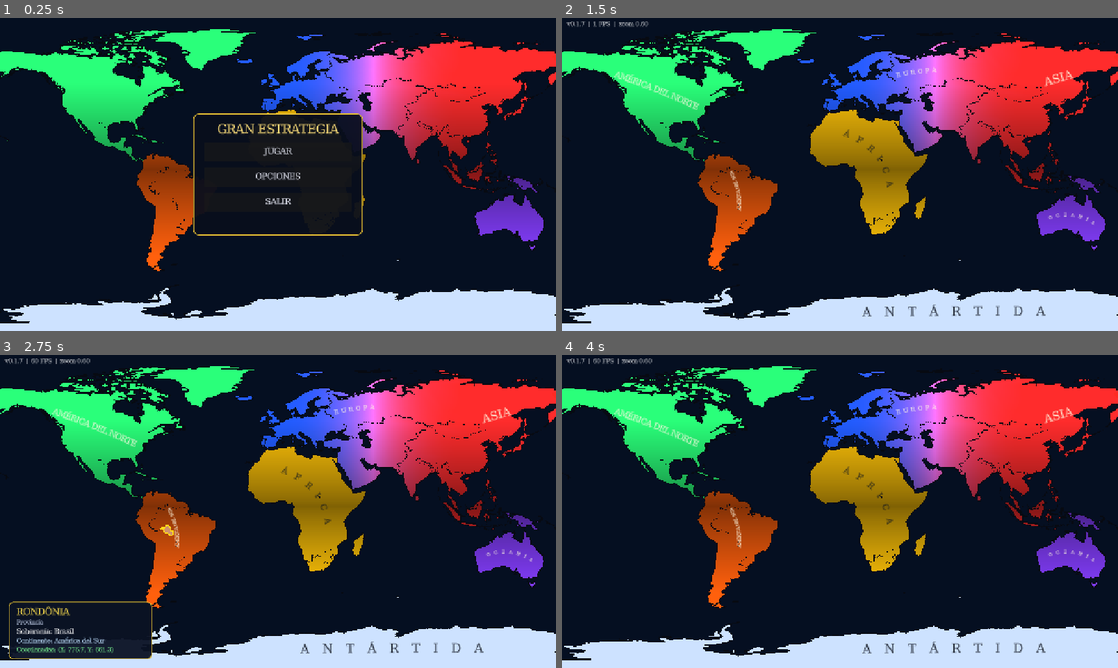
Above: before the commit, frames 1-4 (two rows, left to right).
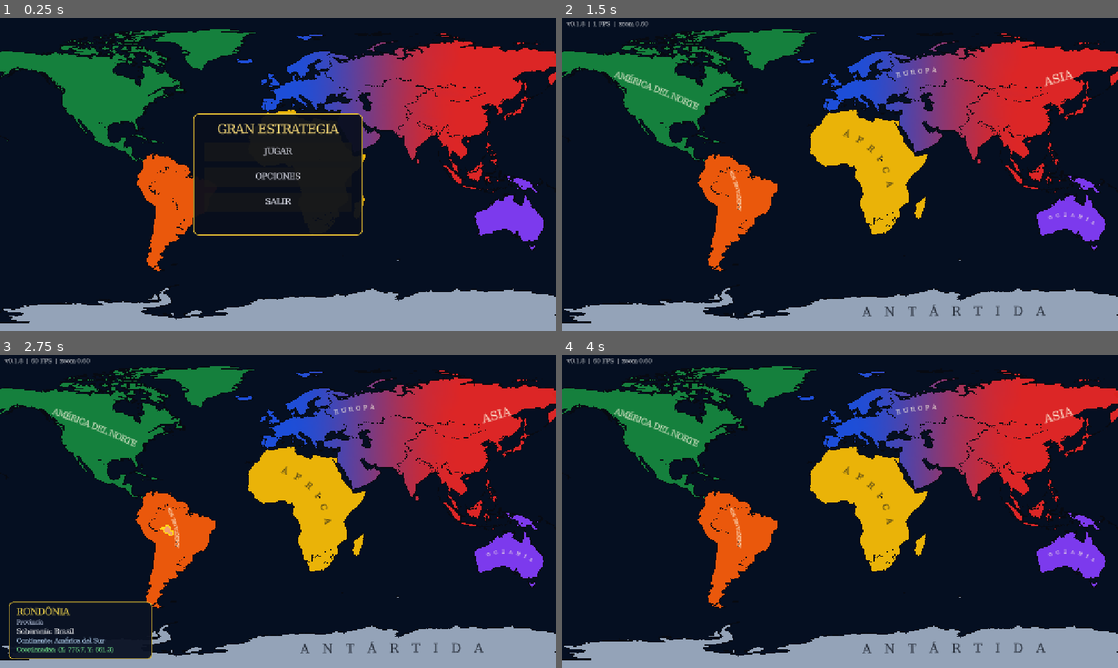
Above: after the commit, the same moments.

Repository: WhiteKuntaKinte/Gran-Estrategia
Game: Godot game, scene res://mapa_principal.tscn
Same seed, same stepped clock (60 frames per second), same inputs: the game is played once before the commit and once after it.
Inputs (mouse positions are in pixels of both pictures, inside the frame that each line leads up to):
- Up to frame 1 (0.25 s): no input
- Up to frame 2 (1.5 s): click "JUGAR" at 0.5 s; tap Enter at 1.25 s; move the mouse to (962, 158) at 1.27 s; click (962, 158) at 1.42 s
- Up to frame 3 (2.75 s): tap Space at 2 s; move the mouse to (166, 527) at 2.02 s; click (166, 527) at 2.17 s
- Up to frame 4 (4 s): tap Enter at 2.75 s; move the mouse to (895, 442) at 2.77 s; click (895, 442) at 2.92 s; tap Space at 3.5 s; move the mouse to (812, 574) at 3.52 s; click (812, 574) at 3.67 s

The runs differ from the first frame. In frame 1, 26% of the frame differs, in the area x 0-100%, y 3-100%; in frame 2, 30%, in the area x 0-100%, y 1-100%; in frame 3, 29%; in frame 4, 30%.

Commit message:
v0.1.8: corregir shader ecuatorial y añadir agua costera

Diff:
--- a/GranEstrategia_v0.1.7/MapaPrincipal.gd
+++ b/GranEstrategia_v0.1.7/MapaPrincipal.gd
@@ -1,12 +1,12 @@
 extends Node2D
-## Gran Estrategia - mapa mundial (v0.1.7)
+## Gran Estrategia - mapa mundial (v0.1.8)
 ##
 ## IDEA CLAVE DE RENDIMIENTO:
 ## Todo lo pesado (triangulación, colores, bordes, posición de los nombres) se calcula UNA vez fuera de Godot
 ## con herramientas/construir_mapa.py y se guarda en la carpeta datos/. Aquí solo se cargan mallas ya hechas.
 ## Hacer zoom NO recalcula nada: solo cambia la transparencia de unas pocas capas y el grosor de los bordes.
 
-const VERSION := "0.1.7"
+const VERSION := "0.1.8"
 const ANCHO_MAPA := 2400.0
 const ZOOM_MIN := 0.55
 const ZOOM_MAX := 32.0
@@ -46,11 +46,10 @@
 	y_mapa = VERTEX.y;
 }
 void fragment() {
-	float valor_base = max(max(COLOR.r, COLOR.g), COLOR.b);
-	vec3 color_normalizado = COLOR.rgb / max(valor_base, 0.001);
 	float distancia = clamp(abs(y_mapa - y_ecuador) / rango_latitud, 0.0, 1.0);
 	float brillo = mix(brillo_minimo, 1.0, pow(distancia, 0.85));
-	COLOR = vec4(color_normalizado * brillo, COLOR.a);
+	// Conserva el valor propio de cada país y aplica el oscurecimiento ecuatorial encima.
+	COLOR = vec4(COLOR.rgb * brillo, COLOR.a);
 }
 """
 
@@ -67,6 +66,7 @@
 
 # Capas del mapa (cada una tiene 3 copias para el mundo infinito: izquierda, centro, derecha)
 var capa_pais: Array = []
+var capa_agua: Array = []
 var capa_costa: Array = []
 var capa_frontera: Array = []
 var capa_prov: Array = []
@@ -298,12 +298,19 @@
 	var malla_pais := _crear_malla(vertices_fill, indices_fill, col_pais)
 	var shader_gradiente := Shader.new()
 	shader_gradiente.code = SHADER_GRADIENTE_PAIS
-	var material_gradiente_cont := ShaderMaterial.new()
-	material_gradiente_cont.shader = shader_gradiente
+	# El gradiente latitudinal se aplica a la capa de países, no a la paleta continental.
 	var material_gradiente_pais := ShaderMaterial.new()
 	material_gradiente_pais.shader = shader_gradiente
-	_instanciar(malla_cont, material_gradiente_cont, 0)
+	_instanciar(malla_cont, null, 0)
 	capa_pais = _instanciar(malla_pais, material_gradiente_pais, 1)
+
+	# Banda de agua costera precalculada: solo aparece con zoom cercano.
+	var agua_v := _a_vec2(_leer_bytes("malla_agua_v.bin"))
+	var agua_i := _leer_bytes("malla_agua_i.bin").to_int32_array()
+	var agua_c := _a_colores(_leer_bytes("malla_agua_c.bin"))
+	if agua_v.size() > 0 and agua_i.size() > 0 and agua_c.size() == agua_v.size():
+		var malla_agua := _crear_malla(agua_v, agua_i, agua_c)
+		capa_agua = _instanciar(malla_agua, null, -1)
 
 	# Bordes: mallas de franjas cuyo grosor se ajusta en el shader (siempre se ven del mismo grosor en pantalla)
 	var sh := Shader.new()
@@ -451,6 +458,7 @@
 	var z := camara.zoom.x
 	var t := smoothstep(ZOOM_PAISES_INI, ZOOM_PAISES_FIN, z)
 
+	_poner_alfa(capa_agua, smoothstep(3.0, 4.5, z) * (1.0 - smoothstep(8.0, 10.0, z)))
 	_poner_alfa(capa_pais, t)                                           # colores por país (zoom in)
 	_poner_borde(capa_costa, mat_costa, lerpf(1.7, 1.0, smoothstep(1.0, 2.5, z)), z, 1.0)
 	_poner_borde(capa_cont, mat_cont, 1.7, z, 1.0 - t)                  # contorno continental (zoom out)
